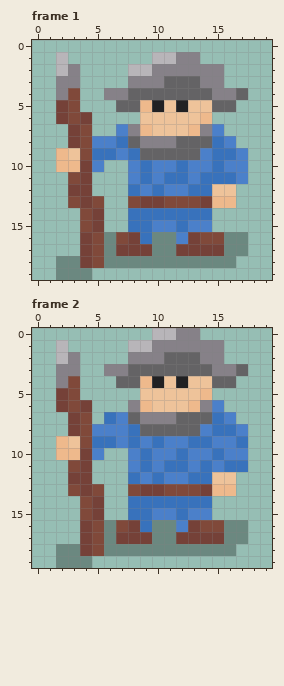
Two versions of one pixel-art file, sprites/units/0/spearman/idle.ase. The picture above was drawn from the file before the commit.
20x20 pixels, 2 frames. Shown: frame 1, frame 2.
Once edited:
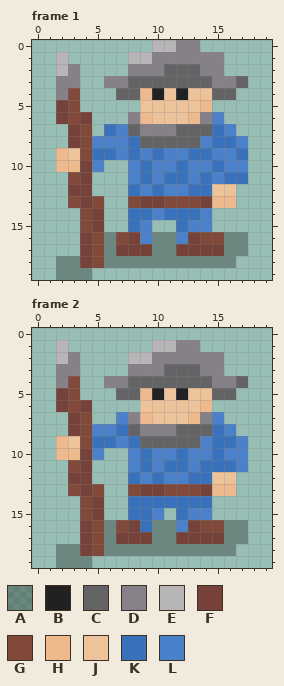
Palette (. is transparent): A #00000049  B #212123  C #646365  D #868188  E #b8b5b9  F #754138  G #80493a  H #eeb98c  J #eec39a  K #3872bc  L #4b80ca
Diff:
--- frame 1
@@ x 0..19 @@
- 0 ....................
- 1 ..E.......EEDD......
- 2 ..ED....EEDDDDDD....
- 3 ..DD....DDDCCCDD....
- 4 ..DG..DDCCCCCCCDDC..
- 5 ..FG...CCHBJBJJCC...
- 6 ..FGF....JJJJJH.....
- 7 ...FG..LDHJJJHDL....
- 8 ...FGLLKCDDDCCCKL...
- 9 ..HJGKKLKCCCCCLKKL..
+ 0 ..........EEDD......
+ 1 ..E.....EEDDDDDD....
+ 2 ..ED....DDDCCCDD....
+ 3 ..DD..DDCCCCCCCDDC..
+ 4 ..DG...CCHBJBJJCC...
+ 5 ..FG.....JJJJJH.....
+ 6 ..FGF...DHJJJHDL....
+ 7 ...FG.KLCDDDCCCKL...
+ 8 ...FGLLLKCCCCCLKKL..
+ 9 ..HJGKKLKLKLLKKLLK..
 10 ..HHFL..LKLLKLLKLL..
-11 ...GF...LKLKKLKKKL..
+11 ...GF...LKLKKLKLKK..
 12 ...FF...KLKLLKKJJ...
 13 ...GFG..GFFGGGFHH...
-14 ....GF..KKKKKKK.....
-15 ....GF..KKLLKLL.....
-16 ....FGAGFKAALFGGAA..
+14 ....GF..KKLKKKL.....
+15 ....GF..KL..KLL.....
+16 ....FGAGFLAALFGGAA..
 17 ....FGAFFFAAFFFFAA..
--- frame 2
@@ x 0..19 @@
- 0 ..........EEDD......
- 1 ..E.....EEDDDDDD....
- 2 ..ED....DDDCCCDD....
- 3 ..DD..DDCCCCCCCDDC..
- 4 ..DG...CCHBJBJJCC...
- 5 ..FG.....JJJJJH.....
- 6 ..FGF...DHJJJHDL....
- 7 ...FG.KLCDDDCCCKL...
- 8 ...FGLLLKCCCCCLKKL..
- 9 ..HJGKKLKLKLLKKLLK..
+ 0 ....................
+ 1 ..E.......EEDD......
+ 2 ..ED....EEDDDDDD....
+ 3 ..DD....DDDCCCDD....
+ 4 ..DG..DDCCCCCCCDDC..
+ 5 ..FG...CCHBJBJJCC...
+ 6 ..FGF....JJJJJH.....
+ 7 ...FG..LDHJJJHDL....
+ 8 ...FGLLKCDDDCCCKL...
+ 9 ..HJGKKLKCCCCCLKKL..
 10 ..HHFL..LKLLKLLKLL..
-11 ...GF...LKLKKLKLKK..
+11 ...GF...LKLKKLKKKL..
 12 ...FF...KLKLLKKJJ...
@@ x 9..13 @@
 14 KKKKK
-15 KLLKL
+15 KL.KL
 16 KAALF
